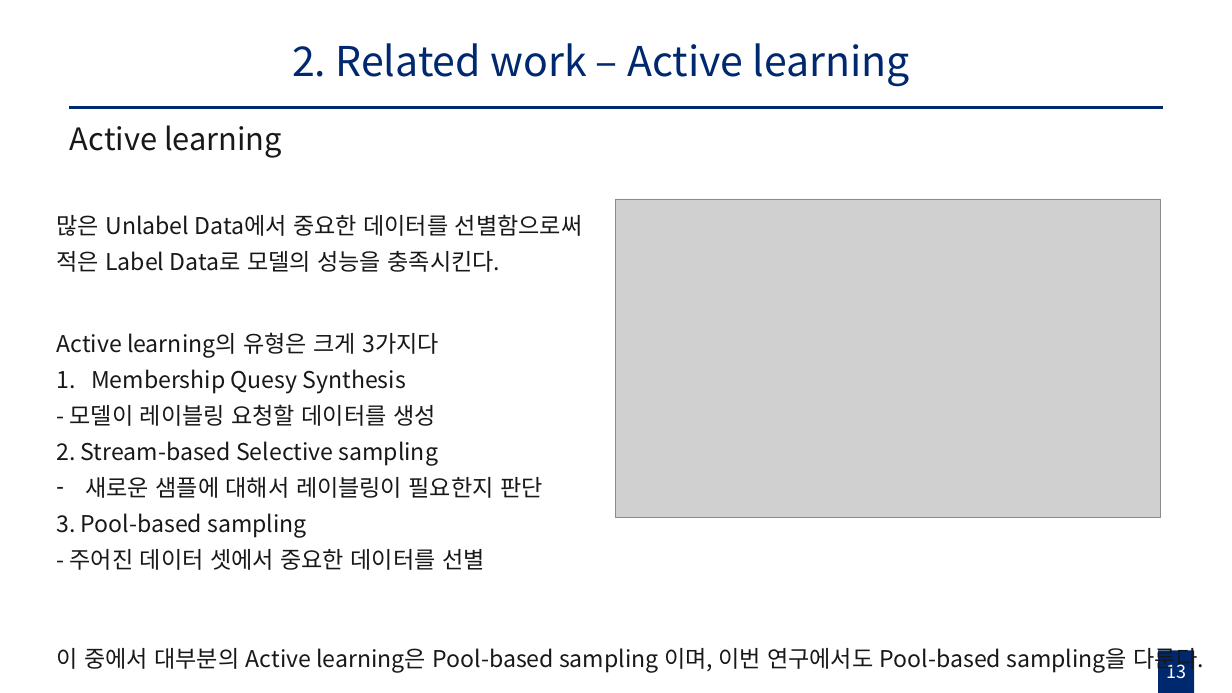
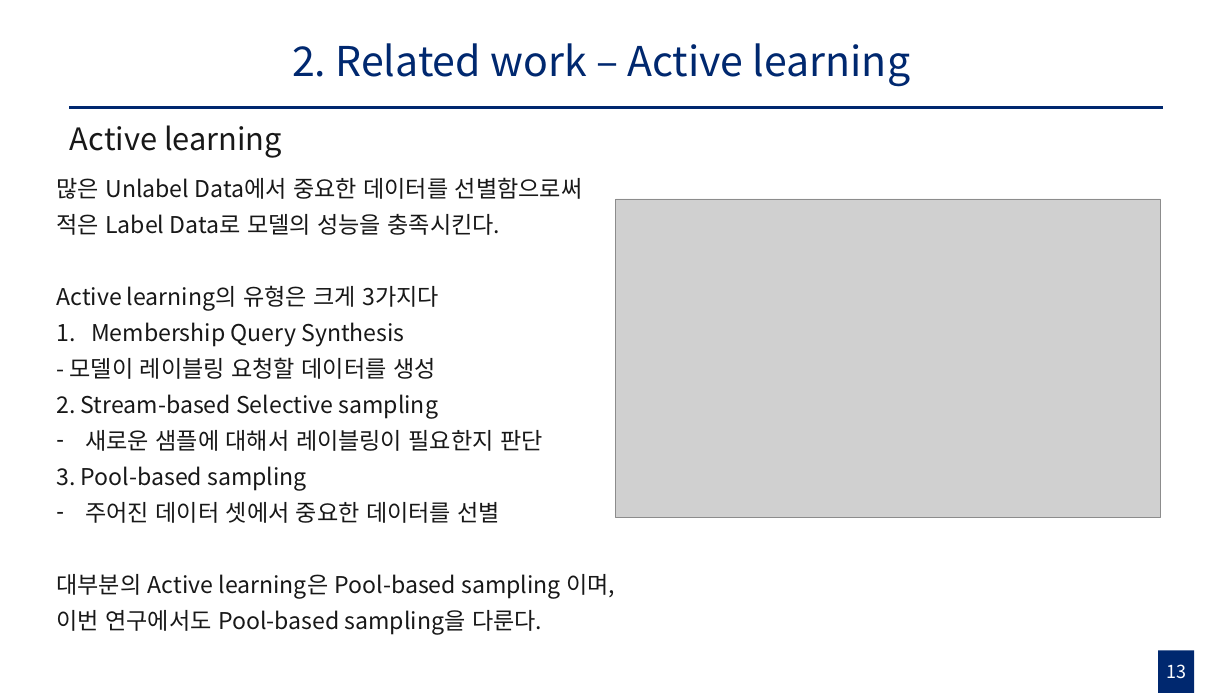
Before and after one commit to gusrn0505/TIL, a slide deck: slide 13 of Pseudo labeling with Coreset 초안.pptx. Drawn at 1232x693 pixels with LibreOffice and Linux fonts; fonts in the diff are those of the drawing; grey boxes stand for pictures. Boxes give left, top, right and bottom in pixels: in the first picture for what was removed or moved away, otherwise in the second. Text is boxed around its words. In the diff, an @@ line names an element or a change of style, - is before the commit and + after.

```diff
--- a/Pseudo labeling with Coreset 초안.pptx
+++ b/Pseudo labeling with Coreset 초안.pptx
@@ text "많은 Unlabel Data에서 중요한 데이터를 ...": place and size @@
-text "많은 Unlabel Data에서 중요한 데이터를 ..." at (56, 332, 542, 570)
+text "많은 Unlabel Data에서 중요한 데이터를 ..." at (56, 177, 615, 634)
@@ text at (56, 177, 583, 235): paragraphs added @@
+많은 Unlabel Data에서 중요한 데이터를 선별함으로써
+적은 Label Data로 모델의 성능을 충족시킨다.
@@ text removed at (56, 214, 583, 272) @@
-많은 Unlabel Data에서 중요한 데이터를 선별함으로써
-적은 Label Data로 모델의 성능을 충족시킨다.
@@ text at (91, 322, 404, 346): text changed @@
-1. Membership Quesy Synthesis
+1. Membership Query Synthesis
@@ text at (56, 502, 615, 634): text changed @@
-- 주어진 데이터 셋에서 중요한 데이터를 선별
+– 주어진 데이터 셋에서 중요한 데이터를 선별
+대부분의 Active learning은 Pool-based sampling 이며,
+이번 연구에서도 Pool-based sampling을 다룬다.
@@ text removed at (56, 648, 1204, 672) @@
-이 중에서 대부분의 Active learning은 Pool-based sampling 이며, 이번 연구에서도 Pool-based sampling을 다룬다.
```
Also in this commit, not shown: 17 other slides changed, 3 slides added, 1 slide removed, 5 other files.
